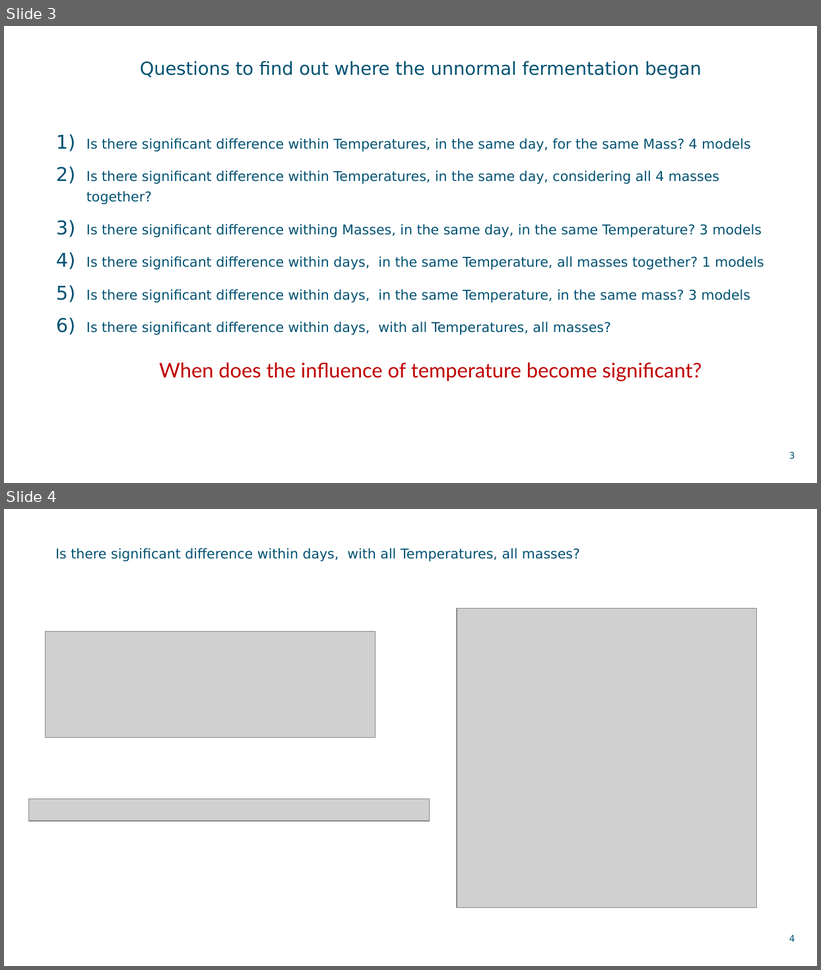
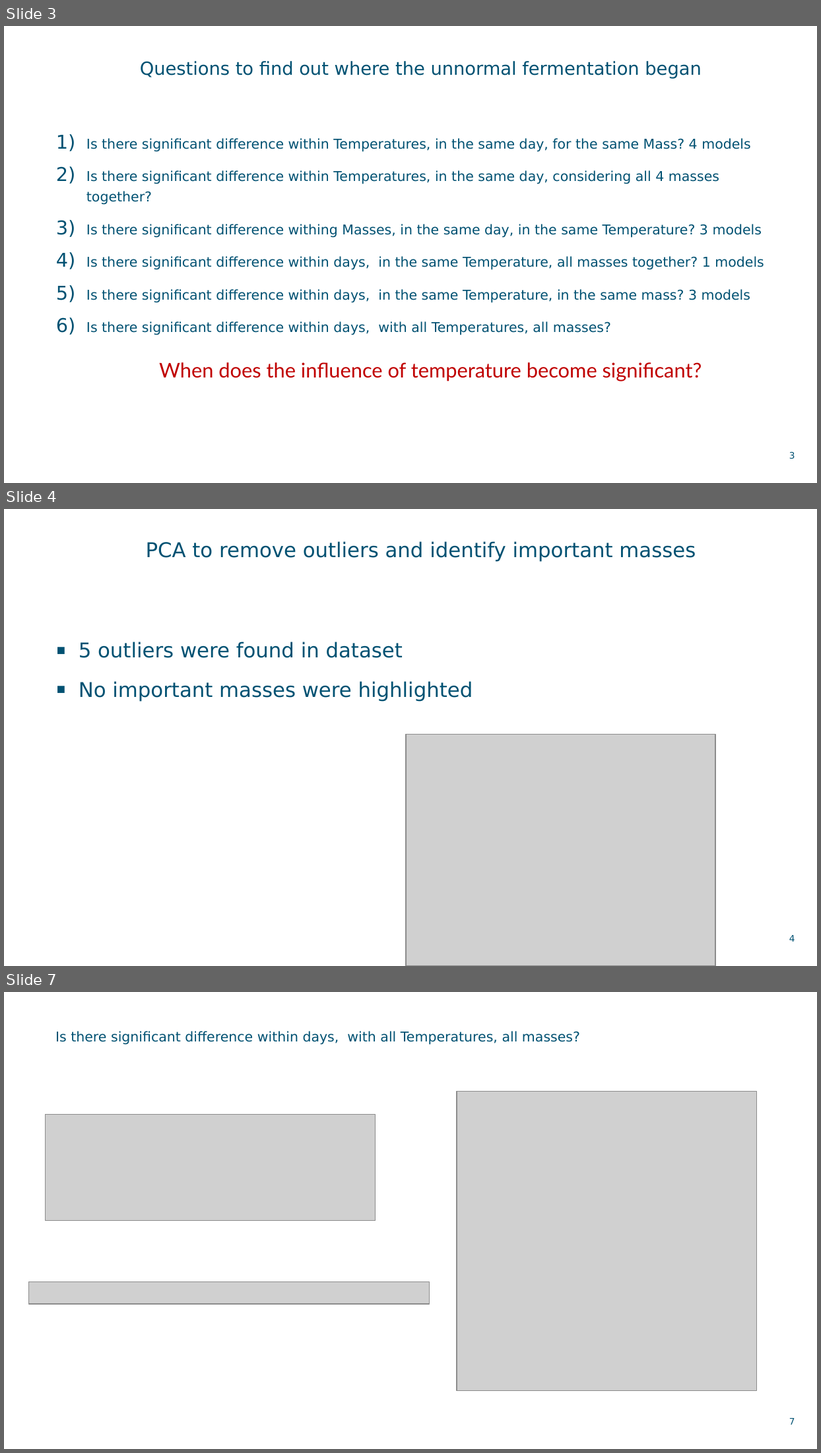
Before and after one commit to MMBDD/Serbia, a slide deck: Brines/UF.pptx. Shown one above the other, each under a label of ours: slides 3 and 4 before the commit, slides 3, 4 and 7 after it; the slides between them are not shown. The pictures are 821x970 and 821x1453 pixels, drawn with LibreOffice and Linux fonts; fonts in the diff are those of the drawing; grey boxes stand for pictures; background and template pictures are left out. Boxes give left, top, right and bottom in pixels: in the first picture for what was removed or moved away, otherwise in the second. Text is boxed around its words. In the diff, an @@ line names an element or a change of style, - is before the commit and + after.

```diff
--- a/Brines/UF.pptx
+++ b/Brines/UF.pptx
@@ slide 4 added at (x1=4, y1=509, x2=817, y2=966), background picture (left out) @@
@@ title added at (x1=54, y1=524, x2=795, y2=574), outline #005172 0 pt, 18 pt, text #005172 @@
+PCA to remove outliers and identify important masses
@@ text added at (x1=79, y1=642, x2=473, y2=702), 18 pt, text #005172 @@
+▪ 5 outliers were found in dataset
+▪ No important masses were highlighted
@@ picture added at (x1=406, y1=734, x2=715, y2=966) @@
@@ page number added at (x1=789, y1=935, x2=795, y2=942), 8 pt, text #005172 @@
+4
@@ what was slide 4 is now slide 7 @@
@@ page number at (x1=789, y1=1418, x2=795, y2=1425): text changed @@
-4
+7
```
Also in this commit, not shown: 5 other slides added, 1 slide removed.
